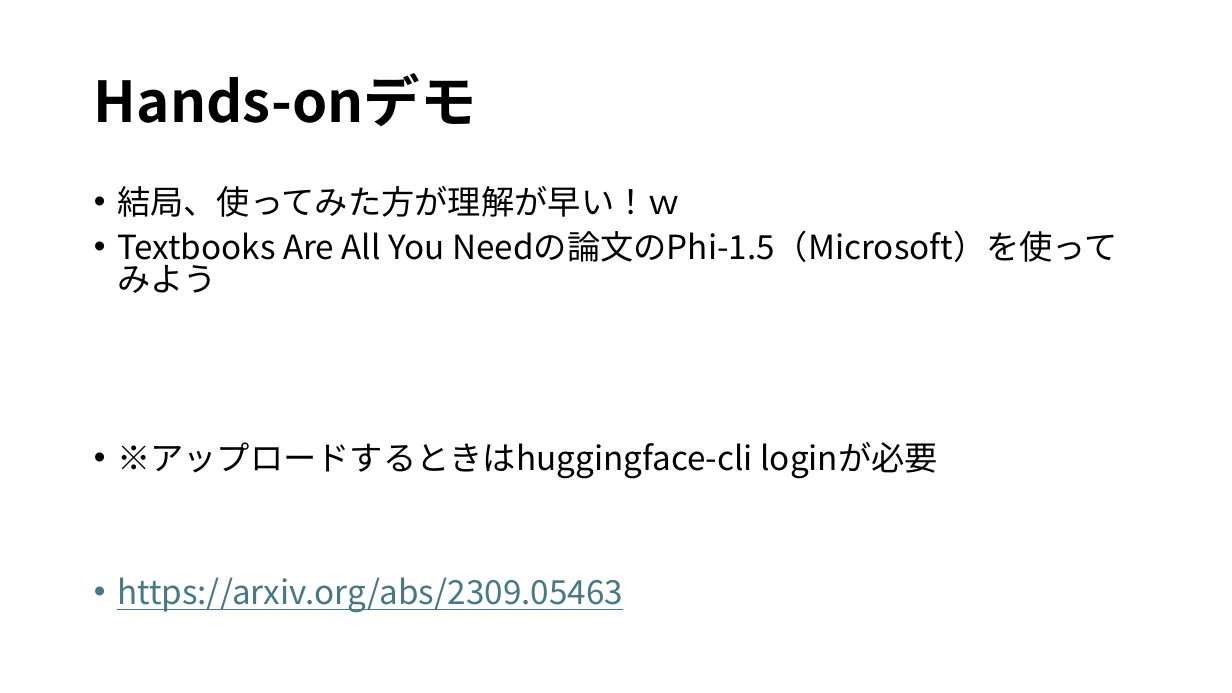
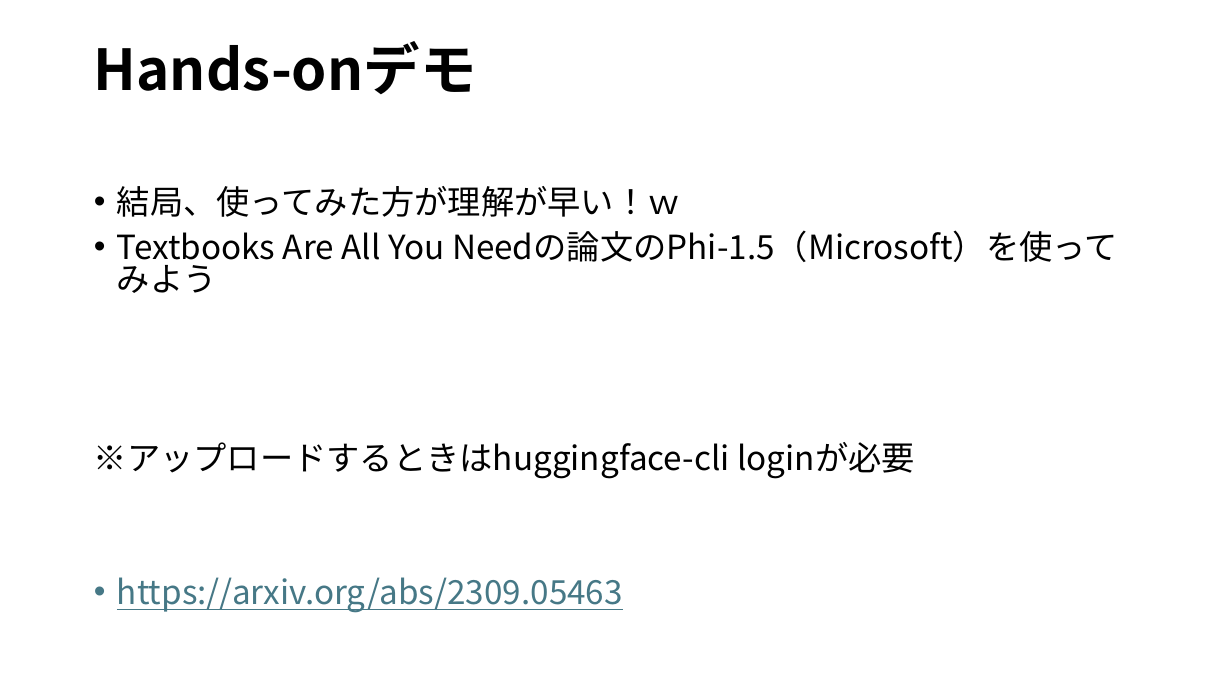
Before and after one commit to ikedachin/study_huggingface, a slide deck: slide 10 of huggingface 発表資料.pptx. Drawn at 1232x693 pixels with LibreOffice and Linux fonts; fonts in the diff are those of the drawing; background and template pictures are left out. Boxes give left, top, right and bottom in pixels: in the first picture for what was removed or moved away, otherwise in the second. Text is boxed around its words. In the diff, an @@ line names an element or a change of style, - is before the commit and + after.

```diff
--- a/huggingface 発表資料.pptx
+++ b/huggingface 発表資料.pptx
@@ title "Hands-onデモ" at [94, 41, 477, 94]: vertical alignment middle to top @@
@@ text at [94, 442, 915, 479]: bullet • to none @@
```
Also in this commit, not shown: 10 other slides changed, 3 slides added, 1 slide removed.
